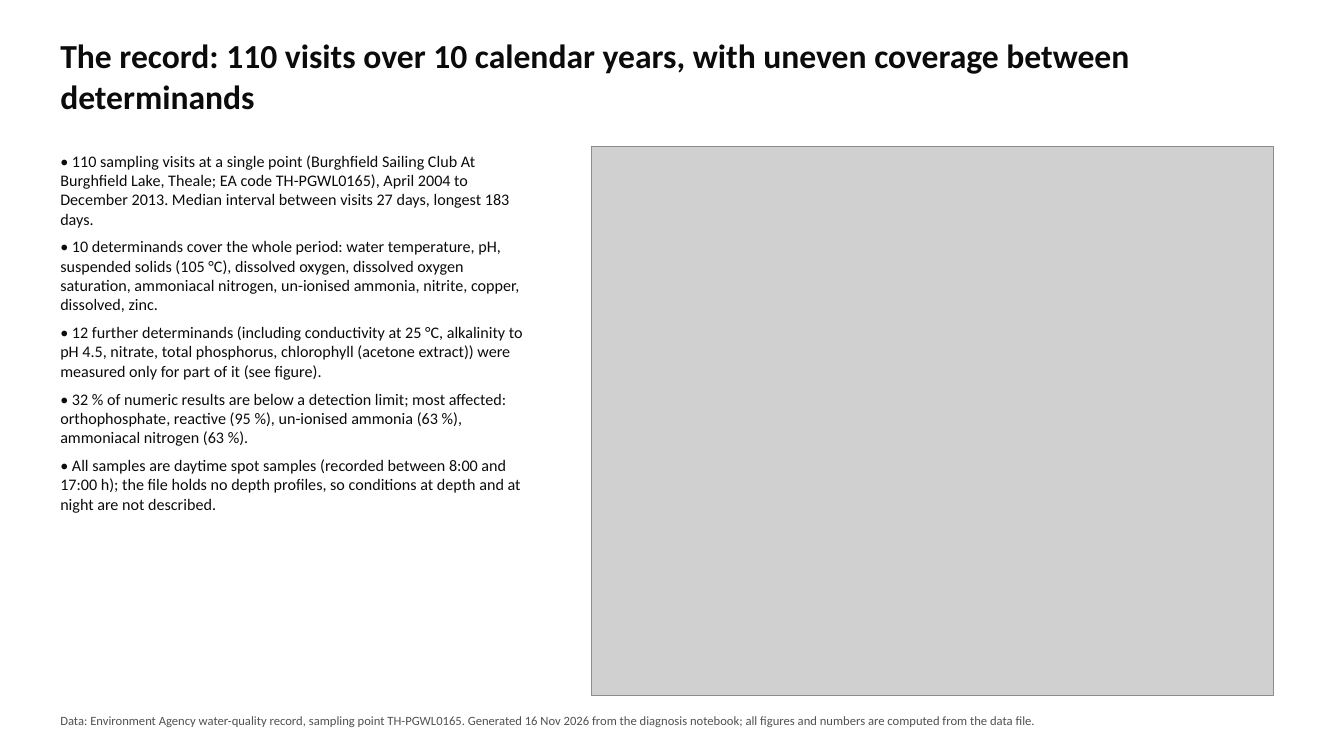
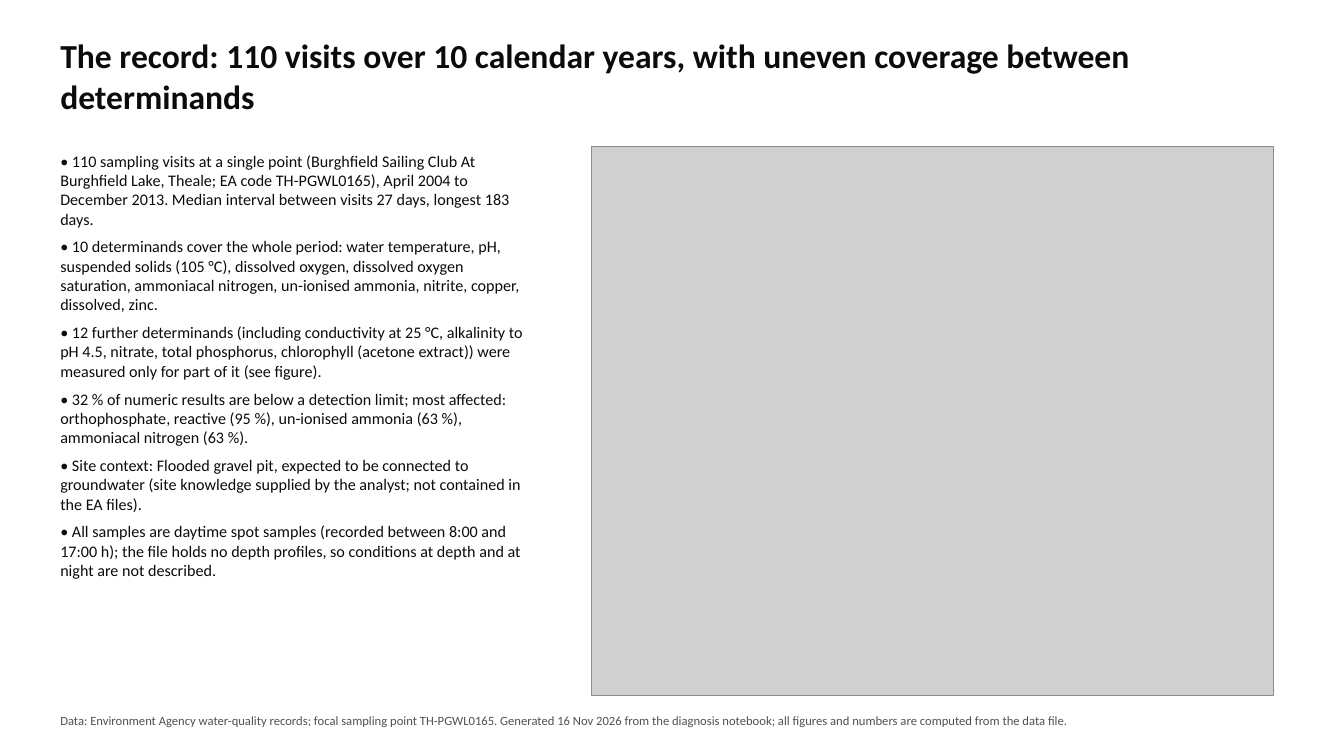
Before and after one commit to sofiamidauar/PhD-resources, a slide deck: slide 3 of KVP-water-quality-diagnosis/outputs/report/KVP_water_quality_summary.pptx. Drawn at 1344x756 pixels with LibreOffice and Linux fonts; fonts in the diff are those of the drawing; grey boxes stand for pictures. Boxes give left, top, right and bottom in pixels: in the first picture for what was removed or moved away, otherwise in the second. Text is boxed around its words. In the diff, an @@ line names an element or a change of style, - is before the commit and + after.

```diff
--- a/KVP-water-quality-diagnosis/outputs/report/KVP_water_quality_summary.pptx
+++ b/KVP-water-quality-diagnosis/outputs/report/KVP_water_quality_summary.pptx
@@ text at (60, 459, 520, 512): paragraph added @@
+• Site context: Flooded gravel pit, expected to be connected to groundwater (site knowledge supplied by the analyst; not contained in the EA files).
@@ text at (60, 716, 1067, 727): text changed @@
-Data: Environment Agency water-quality record, sampling point TH-PGWL0165. Generated 16 Nov 2026 from the diagnosis notebook; all figures and numbers are computed from the data file.
+Data: Environment Agency water-quality records; focal sampling point TH-PGWL0165. Generated 16 Nov 2026 from the diagnosis notebook; all figures and numbers are computed from the data file.
```
Also in this commit, not shown: 12 other slides changed, 1 slide added, 6 other files.
